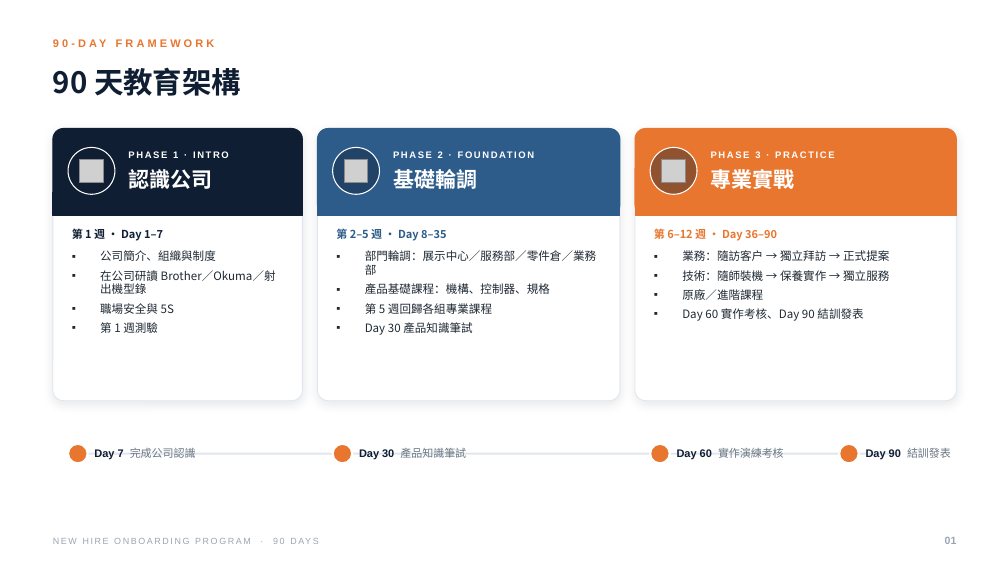
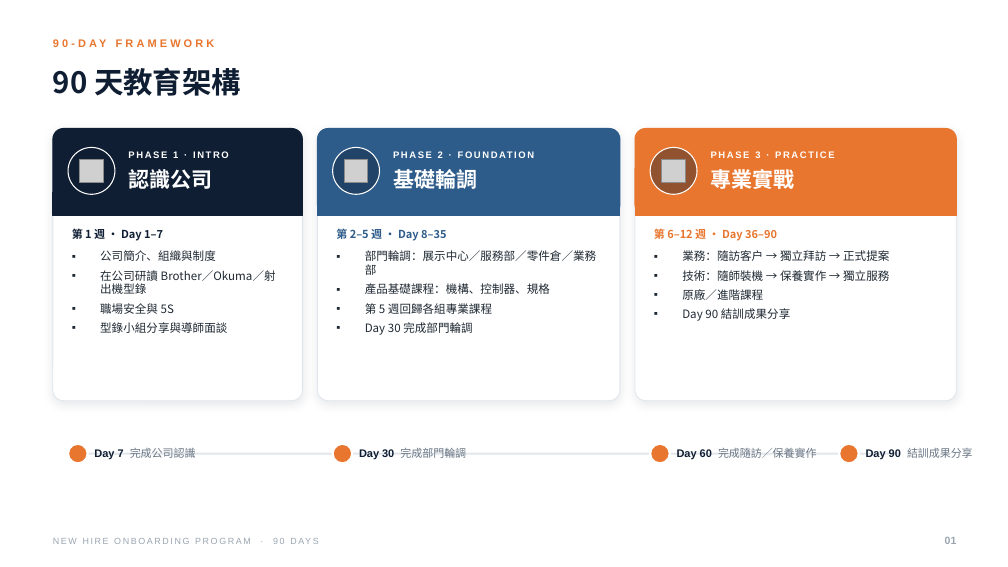
Before and after one commit to KiyotaJesse/apex-public-data, a slide deck: slide 2 of 新人90天教育訓練計畫.pptx. Drawn at 1008x567 pixels with LibreOffice and Linux fonts; fonts in the diff are those of the drawing; grey boxes stand for pictures. Boxes give left, top, right and bottom in pixels: in the first picture for what was removed or moved away, otherwise in the second. Text is boxed around its words. In the diff, an @@ line names an element or a change of style, - is before the commit and + after.

```diff
--- a/新人90天教育訓練計畫.pptx
+++ b/新人90天教育訓練計畫.pptx
@@ text at box(100, 322, 227, 333): text changed @@
-▪ 第 1 週測驗
+▪ 型錄小組分享與導師面談
@@ text at box(365, 322, 472, 335): text changed @@
-▪ Day 30 產品知識筆試
+▪ Day 30 完成部門輪調
@@ text at box(682, 308, 790, 321): text changed @@
-▪ Day 60 實作考核、Day 90 結訓發表
+▪ Day 90 結訓成果分享
@@ text at box(359, 448, 466, 460): text changed @@
-Day 30 產品知識筆試
+Day 30 完成部門輪調
@@ text at box(677, 448, 817, 460): text changed @@
-Day 60 實作演練考核
+Day 60 完成隨訪／保養實作
@@ text at box(866, 448, 973, 460): text changed; font Arial to Noto Sans CJK TC; text colour #0F1E33 to #6B7785; bold off @@
-Day 90 結訓發表
+Day 90 結訓成果分享
```
Also in this commit, not shown: 3 other slides changed.
